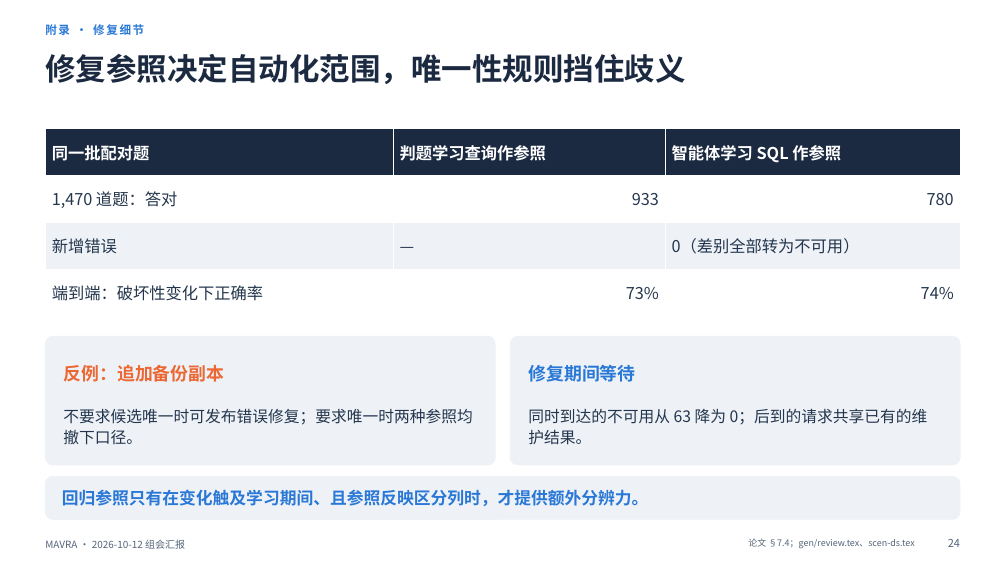
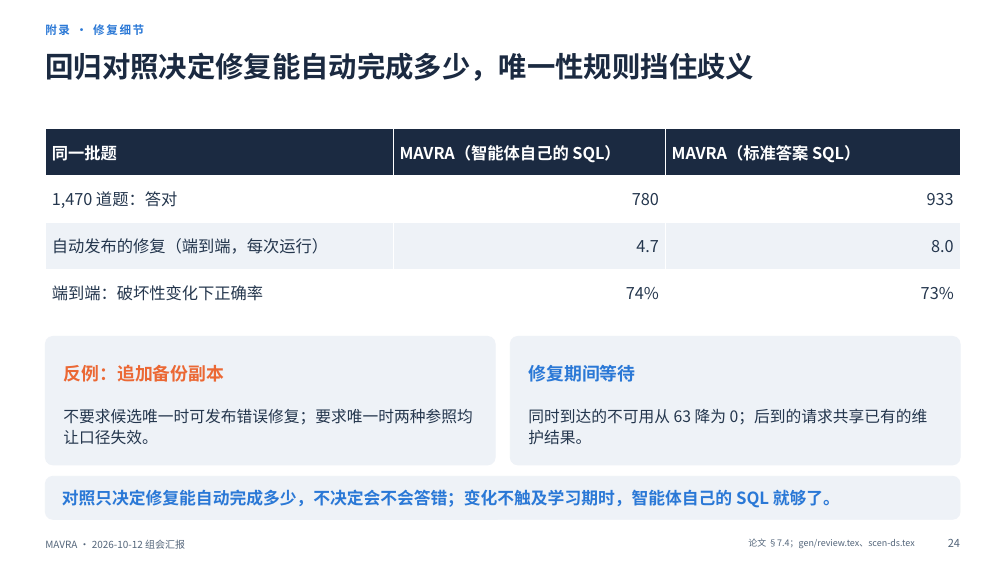
Before and after one commit to mmmttt000045/agent4db-adapter, a slide deck: slide 24 of docs/mavra-report-2026-10-12.pptx. Drawn at 1008x567 pixels with LibreOffice and Linux fonts; fonts in the diff are those of the drawing. Boxes give left, top, right and bottom in pixels: in the first picture for what was removed or moved away, otherwise in the second. Text is boxed around its words. In the diff, an @@ line names an element or a change of style, - is before the commit and + after.

```diff
--- a/docs/mavra-report-2026-10-12.pptx
+++ b/docs/mavra-report-2026-10-12.pptx
@@ text at (x1=45, y1=52, x2=754, y2=81): text changed; size 29 to 27 pt @@
-修复参照决定自动化范围，唯一性规则挡住歧义
+回归对照决定修复能自动完成多少，唯一性规则挡住歧义
@@ table at (x1=45, y1=129, x2=960, y2=305) @@
-row 1: 同一批配对题 | 判题学习查询作参照 | 智能体学习 SQL 作参照
+row 1: 同一批题 | MAVRA（智能体自己的 SQL） | MAVRA（标准答案 SQL）
-row 2, column 2: 933
+row 2, column 2: 780
-row 2, column 3: 780
+row 2, column 3: 933
-row 3: 新增错误 | — | 0（差别全部转为不可用）
+row 3: 自动发布的修复（端到端，每次运行） | 4.7 | 8.0
-row 4, column 2: 73%
+row 4, column 2: 74%
-row 4, column 3: 74%
+row 4, column 3: 73%
@@ text at (x1=63, y1=408, x2=472, y2=445): text changed @@
-不要求候选唯一时可发布错误修复；要求唯一时两种参照均撤下口径。
+不要求候选唯一时可发布错误修复；要求唯一时两种参照均让口径失效。
@@ text at (x1=62, y1=489, x2=840, y2=508): text changed @@
-回归参照只有在变化触及学习期间、且参照反映区分列时，才提供额外分辨力。
+对照只决定修复能自动完成多少，不决定会不会答错；变化不触及学习期时，智能体自己的 SQL 就够了。
```
Also in this commit, not shown: 22 other slides changed, 2 other files.
